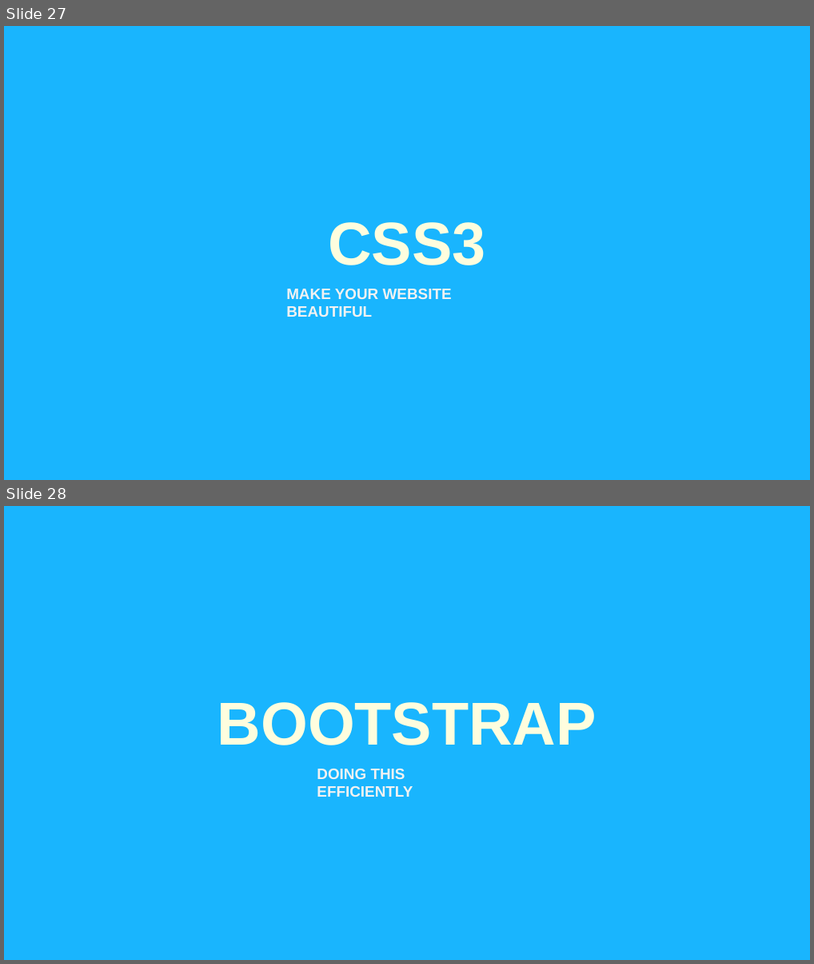
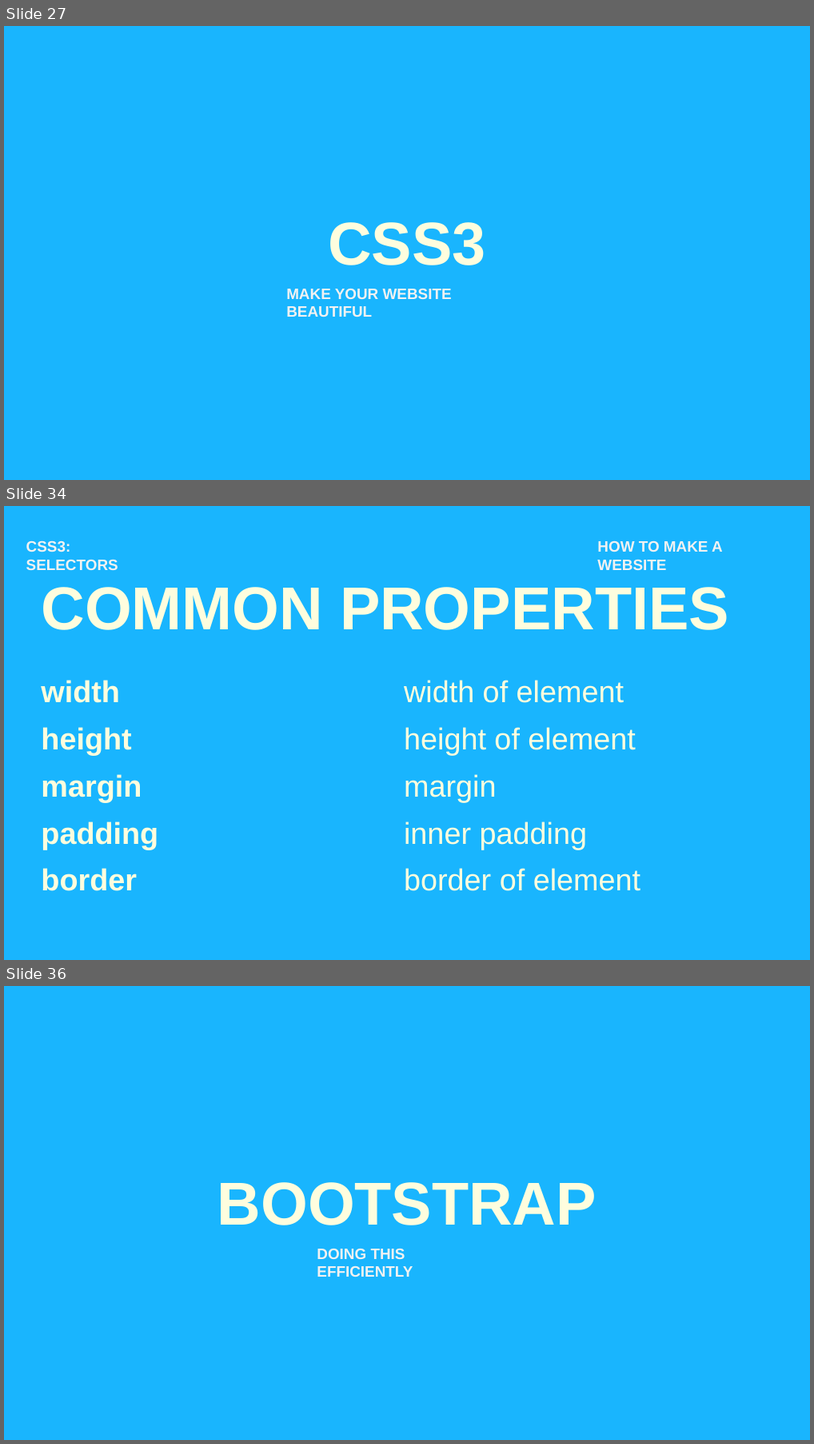
Before and after one commit to nimus0108/CodeDay-Spring, a slide deck: Presentation/How to Make a Website.pptx. Shown one above the other, each under a label of ours: slides 27 and 28 before the commit, slides 27, 34 and 36 after it; the slides between them are not shown. The pictures are 814x964 and 814x1444 pixels, drawn with LibreOffice and Linux fonts; fonts in the diff are those of the drawing. Boxes give left, top, right and bottom in pixels: in the first picture for what was removed or moved away, otherwise in the second. Text is boxed around its words. In the diff, an @@ line names an element or a change of style, - is before the commit and + after.

```diff
--- a/Presentation/How to Make a Website.pptx
+++ b/Presentation/How to Make a Website.pptx
@@ slide 34 added at [4,506,810,960], background #19B5FE @@
@@ text added at [26,541,118,570], 18 pt, text #F2F2F2, bold @@
+CSS3: SELECTORS
@@ text added at [598,541,723,570], 18 pt, text #F2F2F2, bold @@
+HOW TO MAKE A WEBSITE
@@ title added at [42,587,730,630], 72 pt, text #FEFDDE, bold @@
+COMMON PROPERTIES
@@ text added at [41,680,624,703], 36 pt, text #FEFDDE @@
+width width of element
@@ text added at [41,727,635,755], 36 pt, text #FEFDDE @@
+height height of element
@@ text added at [41,774,496,803], 36 pt, text #FEFDDE, bold @@
+margin margin
@@ text added at [41,821,587,850], 36 pt, text #FEFDDE @@
+padding inner padding
@@ text added at [41,868,641,891], 36 pt, text #FEFDDE @@
+border border of element
@@ what was slide 28 is now slide 36 @@
```
Also in this commit, not shown: 7 other slides added.
